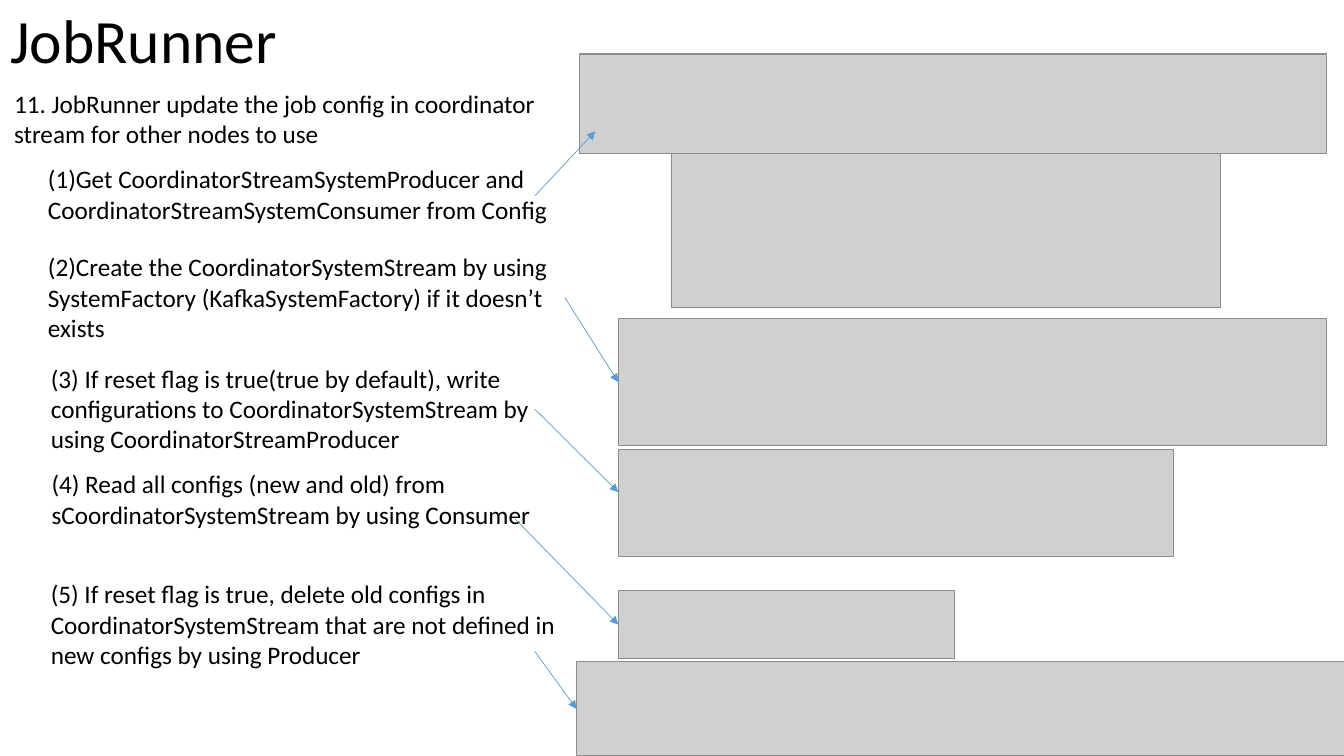
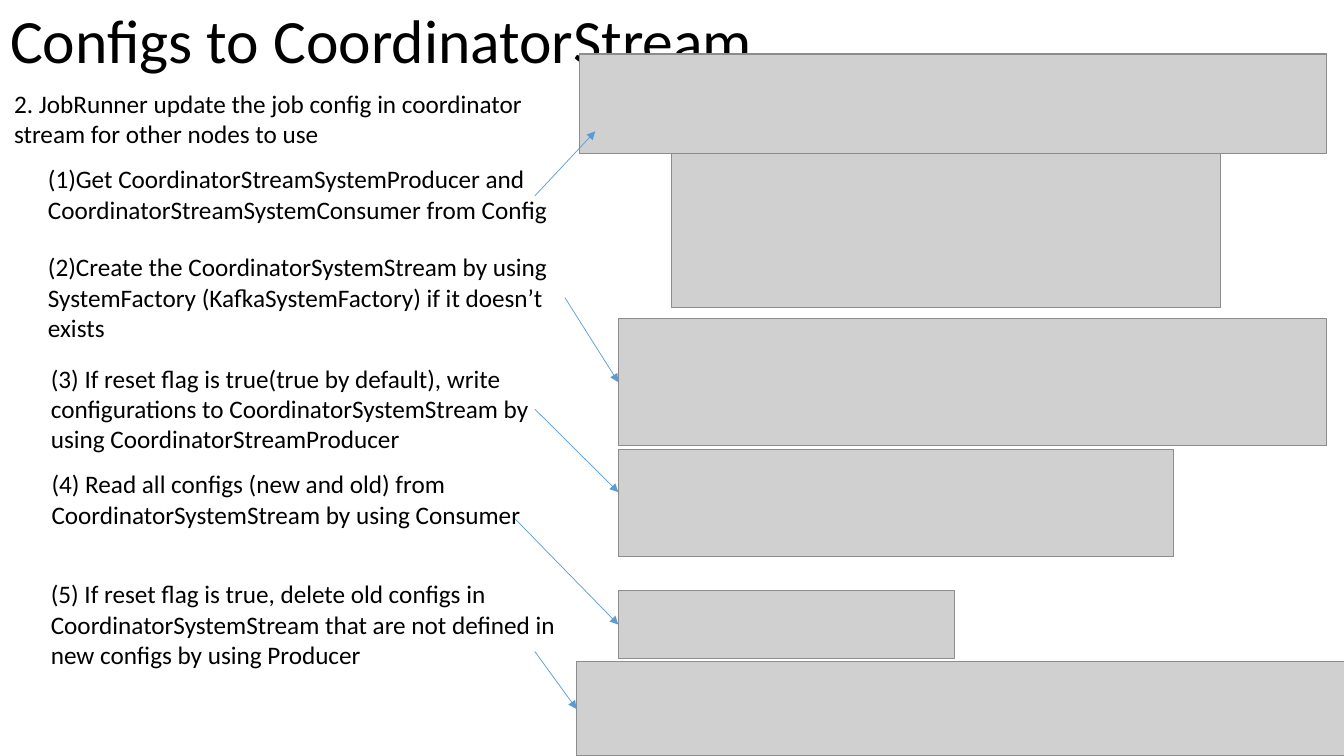
Before and after one commit to Swrrt/Samza-Documents, a slide deck: slide 66 of Documentation/SamzaStructure.pptx. Drawn at 1344x756 pixels with LibreOffice and Linux fonts; fonts in the diff are those of the drawing; grey boxes stand for pictures. Boxes give left, top, right and bottom in pixels: in the first picture for what was removed or moved away, otherwise in the second. Text is boxed around its words. In the diff, an @@ line names an element or a change of style, - is before the commit and + after.

```diff
--- a/Documentation/SamzaStructure.pptx
+++ b/Documentation/SamzaStructure.pptx
@@ title at <box>10,20,752,78</box>: text changed @@
-JobRunner
+Configs to CoordinatorStream
@@ text at <box>14,95,522,144</box>: text changed @@
-11. JobRunner update the job config in coordinator stream for other nodes to use
+2. JobRunner update the job config in coordinator stream for other nodes to use
@@ text at <box>52,474,520,529</box>: text changed @@
-(4) Read all configs (new and old) from sCoordinatorSystemStream by using Consumer
+(4) Read all configs (new and old) from CoordinatorSystemStream by using Consumer
```
Also in this commit, not shown: 31 other slides changed, 3 slides added.
